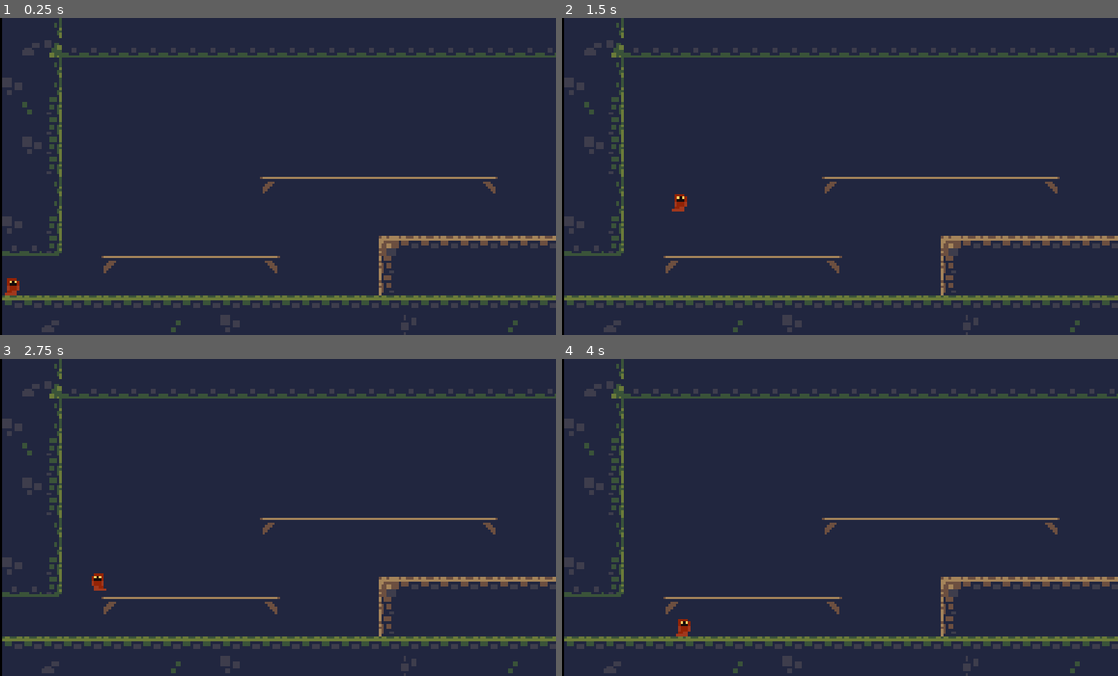
Above: before the commit, frames 1-4 (two rows, left to right).
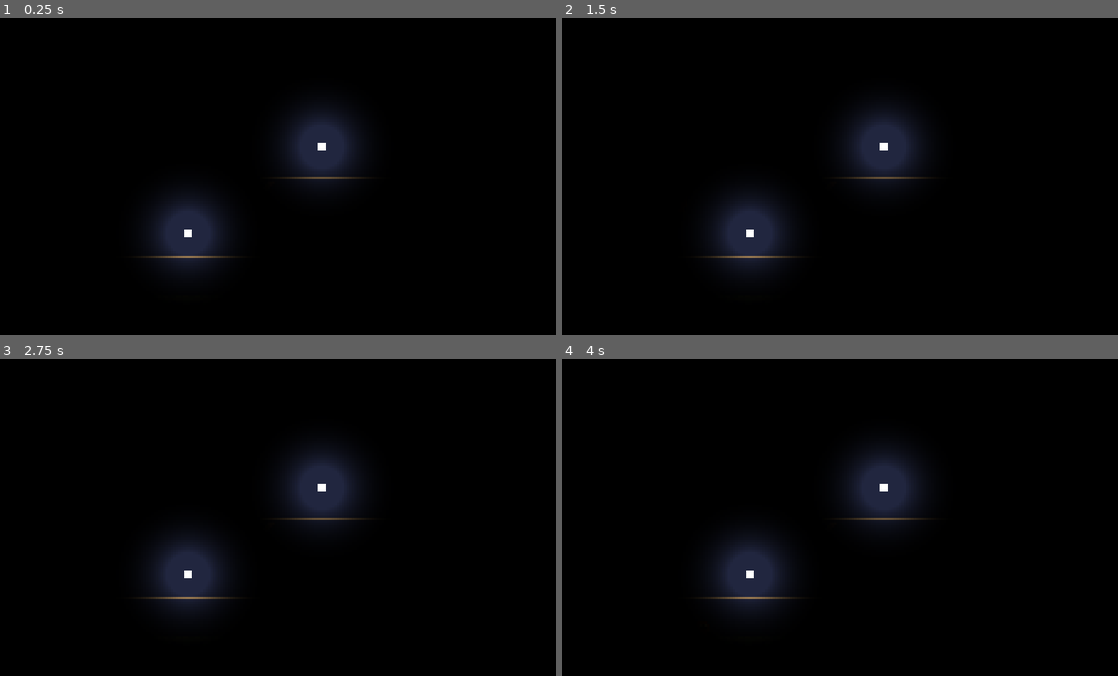
Above: after the commit, the same moments.

Repository: theoratkin/little-light-hoarder
Game: Godot game, scene res://scene/root.tscn
Two runs of this game, one before a commit and one after it. Both use one fixed random seed, a clock stepped at 60 frames per second and the inputs below. Before the commit the project starts from res://root.tscn.
Inputs:
- Up to frame 1 (0.25 s): no input
- Up to frame 2 (1.5 s): tap Enter at 0.5 s; hold D (right) from 0.53 s (still down); tap W (jump) at 0.6, 0.77, 1.07, 1.35 s
- Up to frame 3 (2.75 s): tap W (jump) at 1.52, 1.82, 2.1 s; release D (right) at 2.03 s; hold A (left) from 2.03 s (still down)
- Up to frame 4 (4 s): release A (left) at 2.78 s; hold D (right) from 2.78 s (still down); tap W (jump) at 2.85, 3.02, 3.32, 3.6, 3.77 s

The runs differ from the first frame. In frame 1, 96% of the frame differs, in the area x 0-100%, y 0-100%; in frame 2, 96%; in frame 3, 96%; in frame 4, 96%.

Commit message:
Implement mask lights

Diff:
--- /dev/null
+++ b/prefab/light.tscn
@@ -0,0 +1,17 @@
+[gd_scene load_steps=4 format=2]
+
+[ext_resource path="res://texture/white_64x64.png" type="Texture" id=1]
+[ext_resource path="res://script/light.gd" type="Script" id=2]
+
+[sub_resource type="CircleShape2D" id=7]
+radius = 2.0
+
+[node name="light" type="Area2D"]
+script = ExtResource( 2 )
+
+[node name="shape" type="CollisionShape2D" parent="."]
+shape = SubResource( 7 )
+
+[node name="sprite" type="Sprite" parent="."]
+scale = Vector2( 0.05, 0.05 )
+texture = ExtResource( 1 )
--- /dev/null
+++ b/prefab/light_mask.tscn
@@ -0,0 +1,6 @@
+[gd_scene load_steps=2 format=2]
+
+[ext_resource path="res://texture/light.png" type="Texture" id=1]
+
+[node name="light_mask" type="Sprite"]
+texture = ExtResource( 1 )
--- a/project.godot
+++ b/project.godot
@@ -11,7 +11,7 @@
 [application]
 
 config/name="Cavelight"
-run/main_scene="res://root.tscn"
+run/main_scene="res://scene/root.tscn"
 config/icon="res://icon.png"
 
 [display]
--- a/root.tscn
+++ b/scene/root.tscn
@@ -1,20 +1,26 @@
-[gd_scene load_steps=8 format=2]
+[gd_scene load_steps=11 format=2]
 
 [ext_resource path="res://tileset.tres" type="TileSet" id=1]
-[ext_resource path="res://texture/characters.png" type="Texture" id=2]
-[ext_resource path="res://script/player.gd" type="Script" id=3]
+[ext_resource path="res://script/player.gd" type="Script" id=2]
+[ext_resource path="res://texture/characters.png" type="Texture" id=3]
+[ext_resource path="res://prefab/light.tscn" type="PackedScene" id=4]
+[ext_resource path="res://script/game.gd" type="Script" id=5]
 
 [sub_resource type="CapsuleShape2D" id=1]
 radius = 3.333
 height = 1.296
 
 [sub_resource type="AtlasTexture" id=2]
-atlas = ExtResource( 2 )
+atlas = ExtResource( 3 )
 region = Rect2( 0, 0, 8, 8 )
 
 [sub_resource type="AtlasTexture" id=3]
-atlas = ExtResource( 2 )
+atlas = ExtResource( 3 )
 region = Rect2( 8, 0, 8, 8 )
+
+[sub_resource type="AtlasTexture" id=5]
+atlas = ExtResource( 3 )
+region = Rect2( 16, 0, 8, 8 )
 
 [sub_resource type="SpriteFrames" id=4]
 animations = [ {
@@ -22,9 +28,15 @@
 "loop": true,
 "name": "idle",
 "speed": 3.0
+}, {
+"frames": [ SubResource( 5 ) ],
+"loop": true,
+"name": "jump",
+"speed": 5.0
 } ]
 
 [node name="root" type="Node2D"]
+script = ExtResource( 5 )
 
 [node name="world" type="TileMap" parent="."]
 tile_set = ExtResource( 1 )
@@ -44,12 +56,32 @@
 
 [node name="player" type="KinematicBody2D" parent="."]
 position = Vector2( 4, 108 )
-script = ExtResource( 3 )
+script = ExtResource( 2 )
 
 [node name="shape" type="CollisionShape2D" parent="player"]
 shape = SubResource( 1 )
 
 [node name="sprite" type="AnimatedSprite" parent="player"]
 frames = SubResource( 4 )
-animation = "idle"
+animation = "jump"
 offset = Vector2( 1, 0 )
+
+[node name="light" type="Light2D" parent="."]
+visible = false
+position = Vector2( 256, 64 )
+scale = Vector2( 1, -1 )
+mode = 3
+
+[node name="lights" type="Node2D" parent="."]
+
+[node name="light" parent="lights" instance=ExtResource( 4 )]
+position = Vector2( 75, 87 )
+
+[node name="light2" parent="lights" instance=ExtResource( 4 )]
+position = Vector2( 129, 52 )
+
+[node name="light_mask_viewport" type="Viewport" parent="."]
+size = Vector2( 512, 128 )
+disable_3d = true
+usage = 1
+render_target_update_mode = 3
--- /dev/null
+++ b/script/game.gd
@@ -0,0 +1,8 @@
+extends Node2D
+
+onready var light_node = get_node("/root/root/light")
+onready var light_mask_viewport = get_node("/root/root/light_mask_viewport")
+
+func _ready():
+	light_node.texture = light_mask_viewport.get_texture()
+	get_node("light").visible = true
--- /dev/null
+++ b/script/light.gd
@@ -0,0 +1,12 @@
+extends Area2D
+
+onready var light_mask_prefab = load("res://prefab/light_mask.tscn")
+onready var light_mask_viewport = get_node("/root/root/light_mask_viewport")
+onready var light_node = get_node("/root/root/light")
+
+var light_mask_node
+
+func _ready():
+	light_mask_node = light_mask_prefab.instance()
+	light_mask_viewport.add_child(light_mask_node)
+	light_mask_node.global_position = global_position
--- a/script/player.gd
+++ b/script/player.gd
@@ -1,6 +1,4 @@
 extends KinematicBody2D
-
-signal on_jump
 
 var can_move = true
 
Binary file added: texture/black_64x64.png
Not shown, added: texture/black_64x64.png.import
Binary file added: texture/light.png
Not shown, added: texture/light.png.import
Binary file added: texture/white_64x64.png
Not shown, added: texture/white_64x64.png.import
